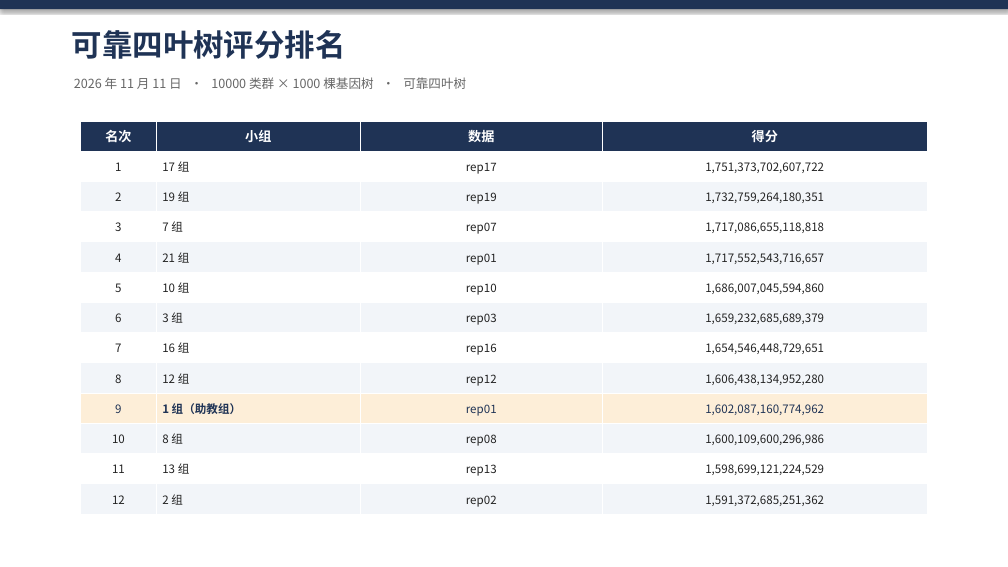
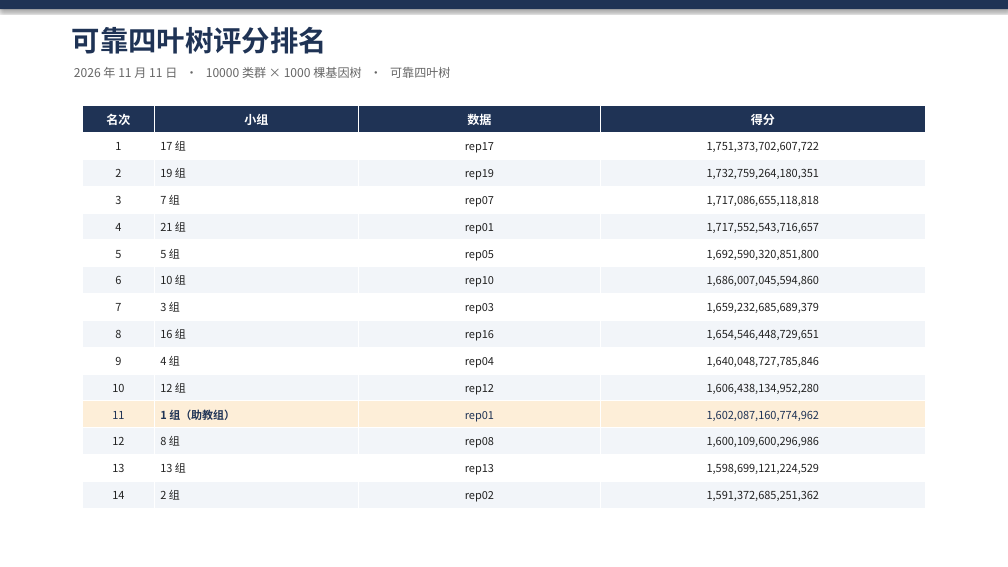
Before and after one commit to GreatCzz/reliable-quartet, a slide deck: slide 1 of 提交树/评分结果/ranking_2026-11-11.pptx. Drawn at 1008x567 pixels with LibreOffice and Linux fonts; fonts in the diff are those of the drawing. Boxes give left, top, right and bottom in pixels: in the first picture for what was removed or moved away, otherwise in the second. Text is boxed around its words. In the diff, an @@ line names an element or a change of style, - is before the commit and + after.

Commit message:
data: 4/5 组首交；排名 slide 更新为 14 组
- rep04 1,640,048,727,785,846 (+13.80%)
- rep05 1,692,590,320,851,800 (+17.45%)

```diff
--- a/提交树/评分结果/ranking_2026-11-11.pptx
+++ b/提交树/评分结果/ranking_2026-11-11.pptx
@@ text "可靠四叶树评分排名" at <box>72,27,327,54</box>: size 29 to 27 pt @@
@@ text "2026 年 11 月 11 ...": place and size @@
-text "2026 年 11 月 11 ..." at <box>74,77,466,89</box>
+text "2026 年 11 月 11 ..." at <box>74,67,450,78</box>
@@ text "2026 年 11 月 11 ..." at <box>74,67,450,78</box>: size 12 to 11.5 pt @@
@@ table at <box>82,106,926,509</box> @@
-row 6: 5 | 10 组 | rep10 | 1,686,007,045,594,860
-row 7: 6 | 3 组 | rep03 | 1,659,232,685,689,379
-row 8: 7 | 16 组 | rep16 | 1,654,546,448,729,651
-row 9: 8 | 12 组 | rep12 | 1,606,438,134,952,280
-row 10: 9 | 1 组（助教组） | rep01 | 1,602,087,160,774,962
-row 11: 10 | 8 组 | rep08 | 1,600,109,600,296,986
-row 12: 11 | 13 组 | rep13 | 1,598,699,121,224,529
-row 13: 12 | 2 组 | rep02 | 1,591,372,685,251,362
+row 6: 5 | 5 组 | rep05 | 1,692,590,320,851,800
+row 7: 6 | 10 组 | rep10 | 1,686,007,045,594,860
+row 8: 7 | 3 组 | rep03 | 1,659,232,685,689,379
+row 9: 8 | 16 组 | rep16 | 1,654,546,448,729,651
+row 10: 9 | 4 组 | rep04 | 1,640,048,727,785,846
+row 11: 10 | 12 组 | rep12 | 1,606,438,134,952,280
+row 12: 11 | 1 组（助教组） | rep01 | 1,602,087,160,774,962
+row 13: 12 | 8 组 | rep08 | 1,600,109,600,296,986
+row 14: 13 | 13 组 | rep13 | 1,598,699,121,224,529
+row 15: 14 | 2 组 | rep02 | 1,591,372,685,251,362
@@ table: place and size @@
-table at <box>81,121,928,514</box>
+table at <box>82,106,926,509</box>
```
Also in this commit, not shown: 14 other files.
